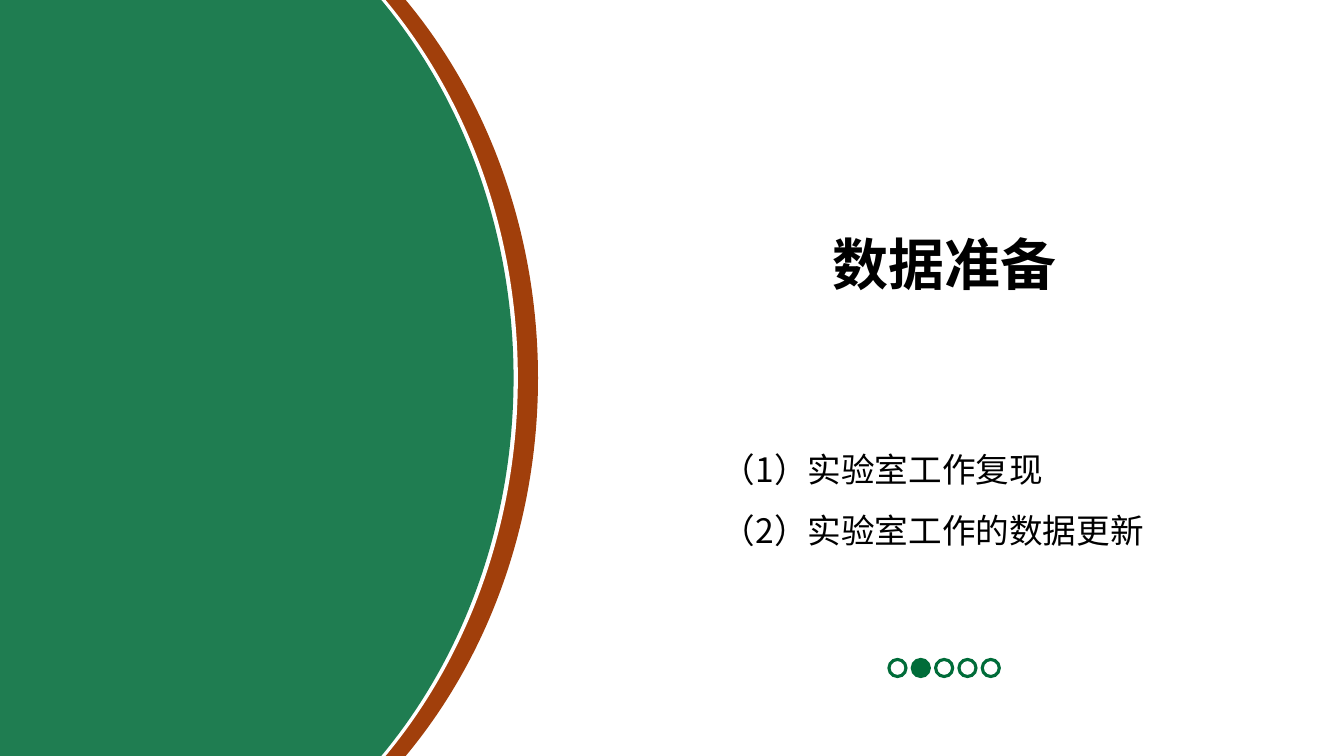
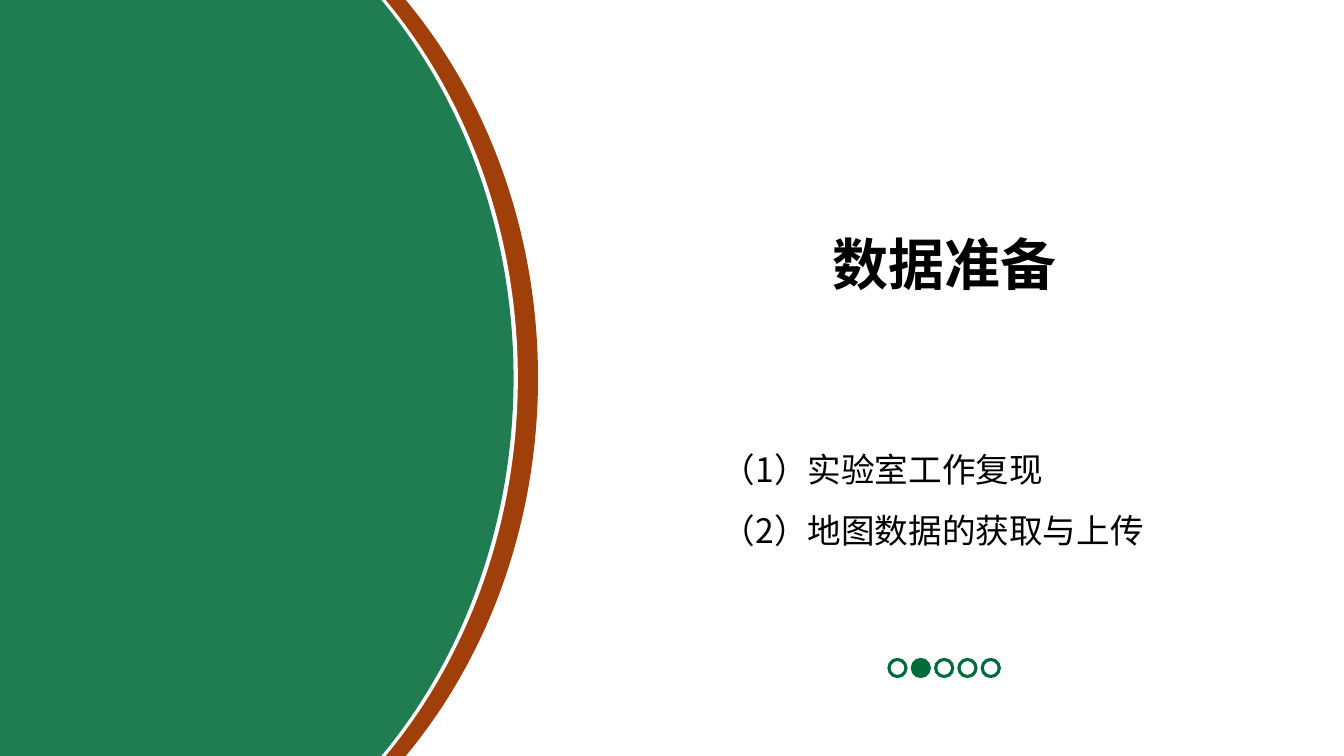
Before and after one commit to LancerEnk/GraduationDesign, a slide deck: slide 8 of doc/汇报ppt.pptx. Drawn at 1344x756 pixels with LibreOffice and Linux fonts; fonts in the diff are those of the drawing; background and template pictures are left out. Boxes give left, top, right and bottom in pixels: in the first picture for what was removed or moved away, otherwise in the second. Text is boxed around its words. In the diff, an @@ line names an element or a change of style, - is before the commit and + after.

Commit message:
更新了汇报ppt，修改了部分页面内容、补充了动画效果、添加了演示视频

```diff
--- a/doc/汇报ppt.pptx
+++ b/doc/汇报ppt.pptx
@@ text at (722,514,1144,546): text changed @@
-（2）实验室工作的数据更新
+（2）地图数据的获取与上传
```
Also in this commit, not shown: 9 other slides changed, 3 slides added, 1 slide removed.
